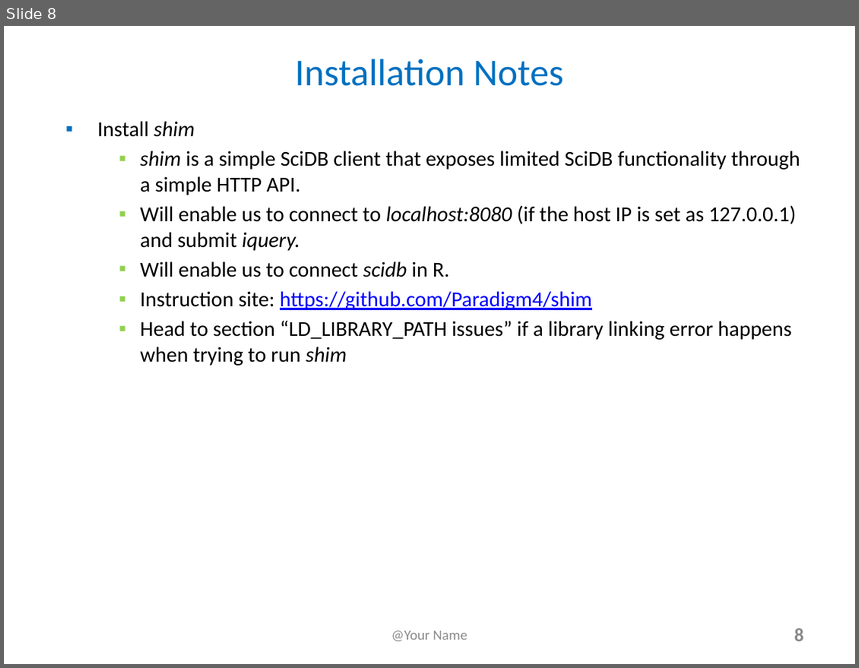
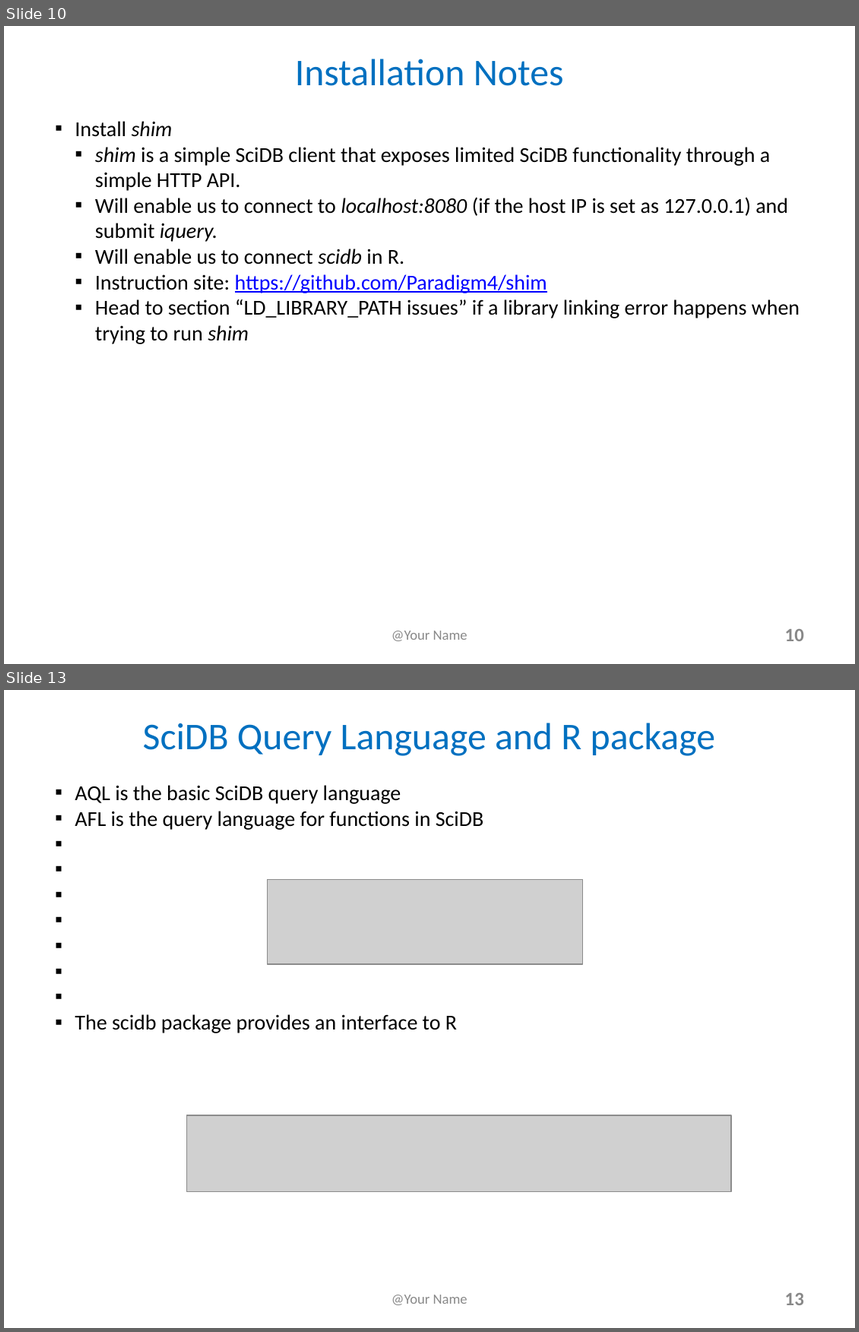
Before and after one commit to lchiaying/SciDB-project, a slide deck: FinalProjectSlides and YouTubeTitlePage_e63_2017.pptx. Shown one above the other, each under a label of ours: slide 8 before the commit, slides 10 and 13 after it; the slides between them are not shown. The pictures are 859x668 and 859x1332 pixels, drawn with LibreOffice and Linux fonts; fonts in the diff are those of the drawing; grey boxes stand for pictures. Boxes give left, top, right and bottom in pixels: in the first picture for what was removed or moved away, otherwise in the second. Text is boxed around its words. In the diff, an @@ line names an element or a change of style, - is before the commit and + after.

```diff
--- a/FinalProjectSlides and YouTubeTitlePage_e63_2017.pptx
+++ b/FinalProjectSlides and YouTubeTitlePage_e63_2017.pptx
@@ slide 13 added at <box>4,690,855,1328</box>, background #FFFFFF @@
@@ text added at <box>143,723,715,756</box>, 32 pt, text #0070C0 @@
+SciDB Query Language and R package
@@ text added at <box>75,785,484,1034</box>, 18 pt, text #000000 @@
+▪ AQL is the basic SciDB query language
+▪ AFL is the query language for functions in SciDB
+▪ The scidb package provides an interface to R
@@ picture added at <box>267,879,583,964</box> @@
@@ picture added at <box>187,1116,732,1192</box> @@
@@ text added at <box>392,1295,468,1306</box>, 12 pt, text #898989 @@
+@Your Name
@@ page number added at <box>785,1293,804,1306</box>, 16 pt, text #888888, bold @@
+13
@@ what was slide 8 is now slide 10 @@
@@ slide 10 changed as well @@
@@ text "Install shim" at <box>75,121,800,344</box>: indent changed; less space between paragraphs @@
@@ page number at <box>785,629,804,642</box>: text changed @@
-8
+10
```
Also in this commit, not shown: 7 other slides changed, 9 other slides added.
